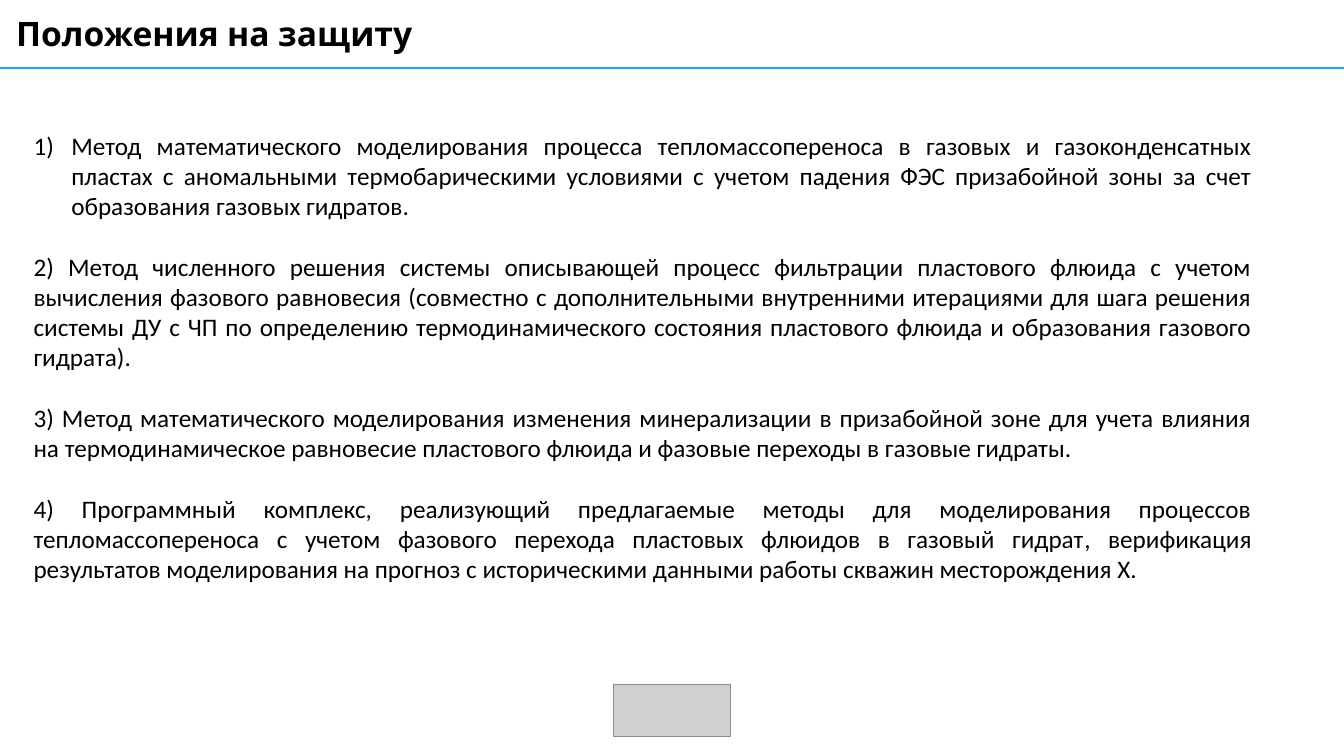
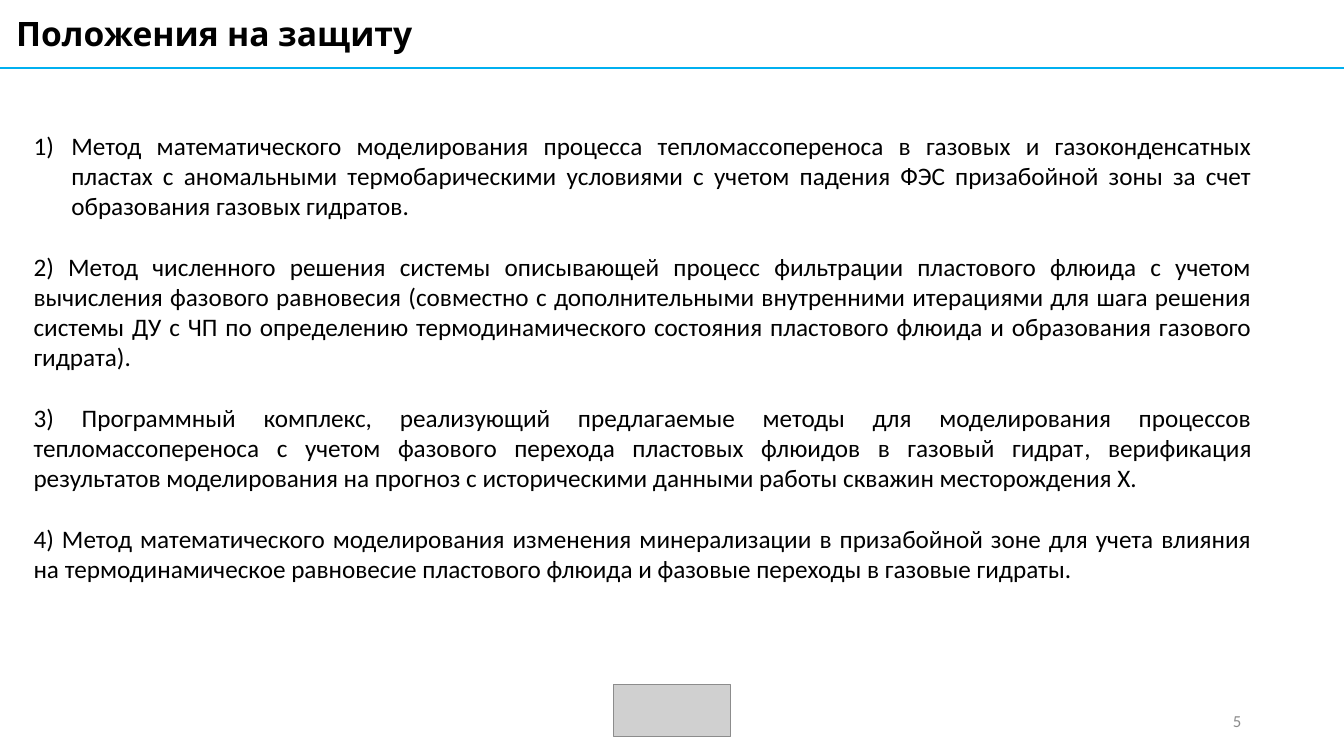
Before and after one commit to AlxndrKlbk/PhD_scriptorium, a slide deck: slide 5 of my_articles/3_course/автореферат/Kolbeko_AB.pptx. Drawn at 1344x756 pixels with LibreOffice and Linux fonts; fonts in the diff are those of the drawing; grey boxes stand for pictures. Boxes give left, top, right and bottom in pixels: in the first picture for what was removed or moved away, otherwise in the second. Text is boxed around its words. In the diff, an @@ line names an element or a change of style, - is before the commit and + after.

```diff
--- a/my_articles/3_course/автореферат/Kolbeko_AB.pptx
+++ b/my_articles/3_course/автореферат/Kolbeko_AB.pptx
@@ text at [34, 408, 1251, 582]: text changed @@
-3) Метод математического моделирования изменения минерализации в призабойной зоне для учета влияния на термодинамическое равновесие пластового флюида и фазовые переходы в газовые гидраты.
-4) Программный комплекс, реализующий предлагаемые методы для моделирования процессов тепломассопереноса с учетом фазового перехода пластовых флюидов в газовый гидрат, верификация результатов моделирования на прогноз с историческими данными работы скважин месторождения Х.
+3) Программный комплекс, реализующий предлагаемые методы для моделирования процессов тепломассопереноса с учетом фазового перехода пластовых флюидов в газовый гидрат, верификация результатов моделирования на прогноз с историческими данными работы скважин месторождения Х.
+4) Метод математического моделирования изменения минерализации в призабойной зоне для учета влияния на термодинамическое равновесие пластового флюида и фазовые переходы в газовые гидраты.
@@ page number added at [1233, 716, 1241, 727], 12 pt, text #8C8C8C @@
+5
```
Also in this commit, not shown: 23 other slides changed, 2 other files.
